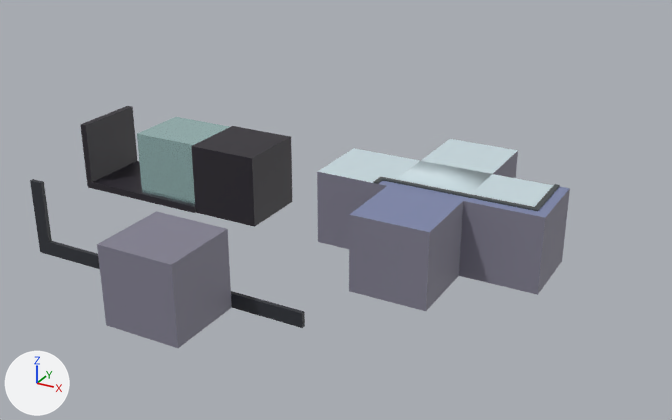
The FBX model Assets/Models/spaceshipTiles.fbx: old version first, new version second.
One viewpoint serves both versions: a 50 mm camera at (8.09, -11.17, 4.85) aimed at (2.09, -0.25, -0.6). Every picture has the same lights, and +X, +Y and +Z are marked at lower left. The older version comes first. Where no turn or scale is listed for an object, it has been applied to the vertices.

Names of what the first picture shows: 'FloorInnerCorner', 'FloorMiddle', 'FloorOuterCorner', 'FloorOutside', 'FloorSide', 'Glass', 'GlassFrameColumn', 'GlassFrameCorner', 'WallCornerLeft', 'WallMiddle', 'WallTrimCorner' and 1 more.
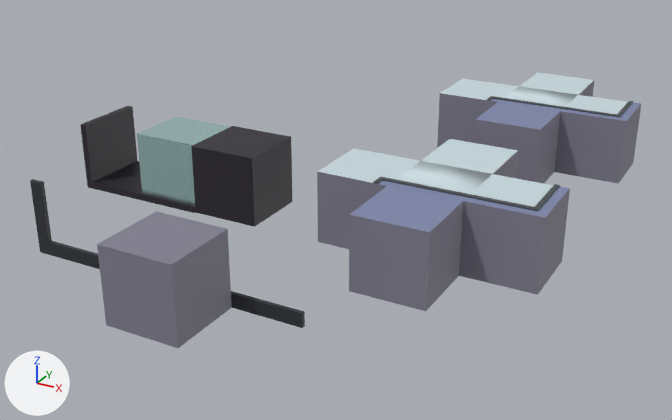
Changed parts and their boxes (x1, y1, x2, y2) in the pictures (672 x 420 px):
'FloorInnerCorner2Sided', added: after (554, 95, 641, 184)
'FloorOutside2Sided', added: after (474, 102, 560, 184)
'FloorOuterCorner2Sided', added: after (437, 79, 519, 148)
'FloorSide2Sided', added: after (499, 87, 578, 111)
'FloorMiddle2Sided', added: after (519, 72, 594, 97)

The change, as a list of edits to the scene's bpy script:
```text
Add me_cube_002:
    me_cube_002.from_pydata(...)  # 24 vertices, 18 faces; spans x -0.5..0.5, y -0.5..0.5, z -0.52..0.52
    me_cube_002.materials.append(mat_floorwalls)  # picture img_floorwalls_tex_png
Add me_cube_016:
    me_cube_016.from_pydata(...)  # 32 vertices, 26 faces; spans x -0.5..0.5, y -0.5..0.5, z -0.52..0.52
    me_cube_016.materials.append(mat_floorwalls)  # picture img_floorwalls_tex_png
Add me_cube_028:
    me_cube_028.from_pydata(...)  # a box spanning x -0.5..0.5, y -0.5..0.5, z -0.5..0.5
    me_cube_028.materials.append(mat_floorwalls)  # picture img_floorwalls_tex_png
Add me_cube_029:
    me_cube_029.from_pydata(...)  # a box spanning x -0.5..0.5, y -0.5..0.5, z -0.5..0.5
    me_cube_029.materials.append(mat_floorwalls)  # picture img_floorwalls_tex_png
Add me_cube_013:
    me_cube_013.from_pydata(...)  # 32 vertices, 26 faces; spans x -0.5..0.501, y -0.501..0.5, z -0.52..0.52
    me_cube_013.materials.append(mat_floorwalls)  # picture img_floorwalls_tex_png
Add ob_floorside2sided:
    ob_floorside2sided = bpy.data.objects.new('FloorSide2Sided', me_cube_002)
    ob_floorside2sided.location = (4.0, 3.0, 0.0)
Add ob_floorinnercorner2sided:
    ob_floorinnercorner2sided = bpy.data.objects.new('FloorInnerCorner2Sided', me_cube_016)
    ob_floorinnercorner2sided.location = (5.0, 3.0, 0.0)
Add ob_flooroutside2sided:
    ob_flooroutside2sided = bpy.data.objects.new('FloorOutside2Sided', me_cube_028)
    ob_flooroutside2sided.location = (4.0, 2.0, 0.0)
Add ob_floormiddle2sided:
    ob_floormiddle2sided = bpy.data.objects.new('FloorMiddle2Sided', me_cube_029)
    ob_floormiddle2sided.location = (4.0, 4.0, 0.0)
Add ob_flooroutercorner2sided:
    ob_flooroutercorner2sided = bpy.data.objects.new('FloorOuterCorner2Sided', me_cube_013)
    ob_flooroutercorner2sided.location = (3.0, 3.0, 0.0)
```
